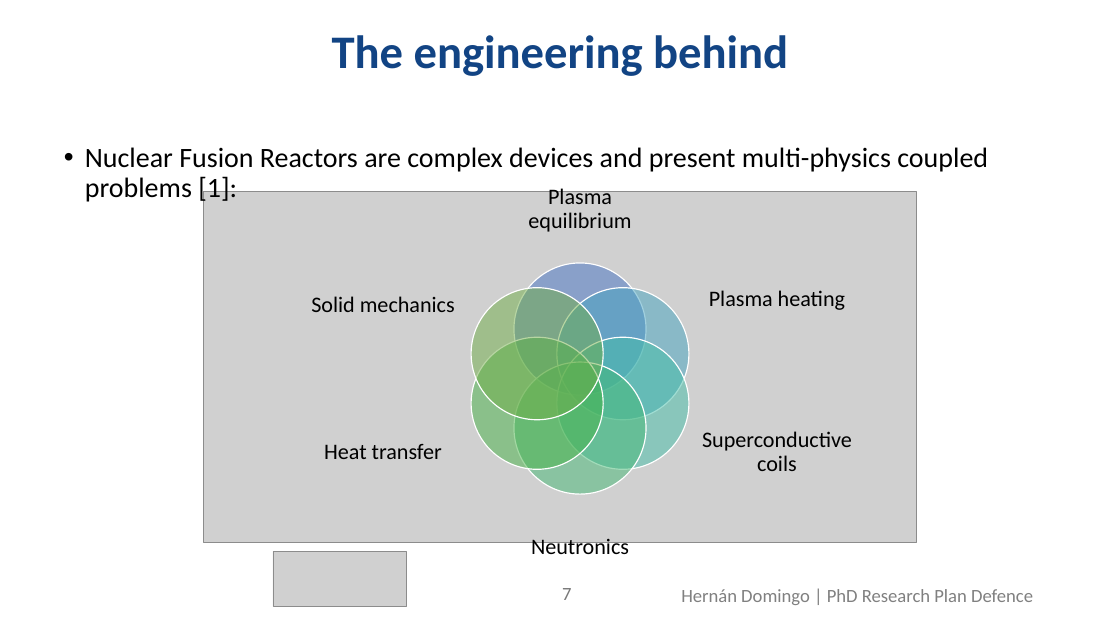
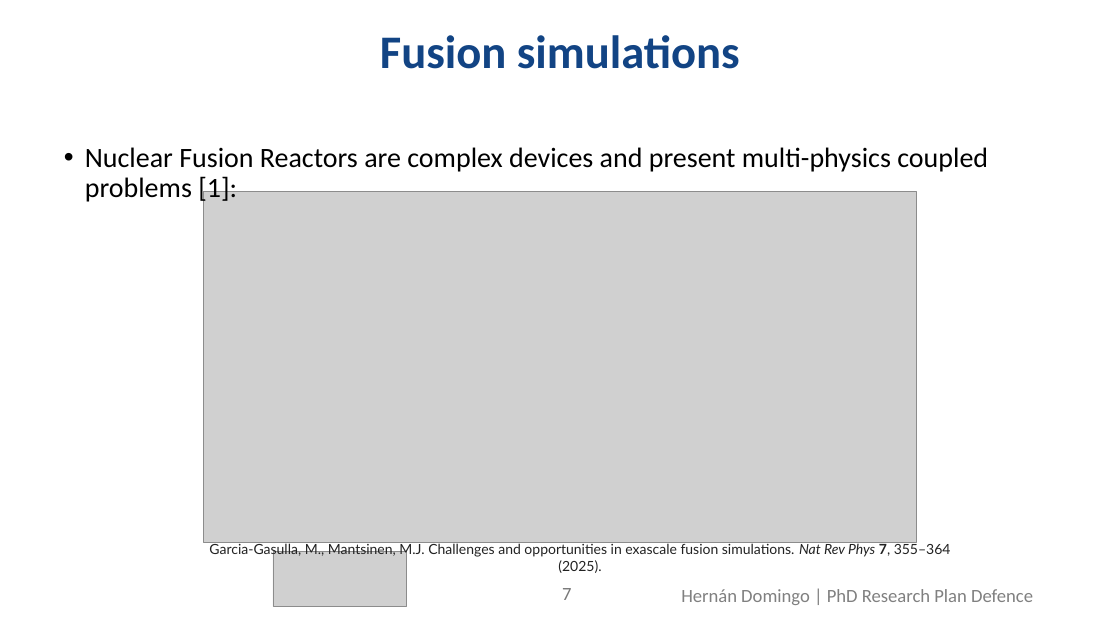
Before and after one commit to hernandr54/PhD-Research-Plan-Defence, a slide deck: slide 7 of research_plan.pptx. Drawn at 1120x630 pixels with LibreOffice and Linux fonts; fonts in the diff are those of the drawing; grey boxes stand for pictures; background and template pictures are left out. Boxes give left, top, right and bottom in pixels: in the first picture for what was removed or moved away, otherwise in the second. Text is boxed around its words. In the diff, an @@ line names an element or a change of style, - is before the commit and + after.

```diff
--- a/research_plan.pptx
+++ b/research_plan.pptx
@@ title at <box>380,35,740,69</box>: text changed @@
-The engineering behind
+Fusion simulations
@@ group removed at <box>311,185,852,561</box>: 6 ellipses, 6 texts @@
-Plasma equilibrium
-Plasma heating
-Superconductive coils
-Neutronics
-Heat transfer
-Solid mechanics
@@ text added at <box>209,541,951,573</box>, 12 pt, text #222222 @@
+Garcia-Gasulla, M., Mantsinen, M.J. Challenges and opportunities in exascale fusion simulations. Nat Rev Phys 7, 355–364 (2025).
```
Also in this commit, not shown: 9 other slides changed, 2 slides added.
